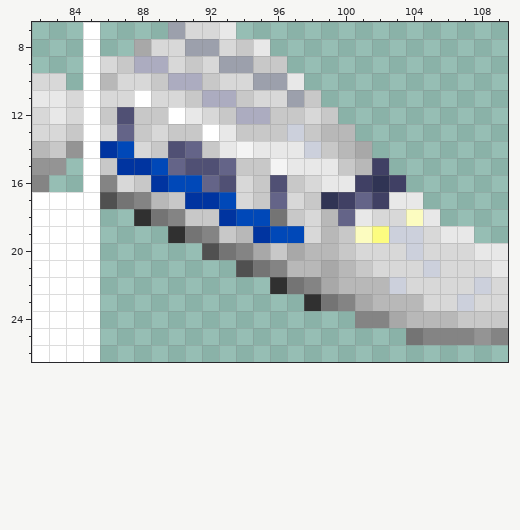
Edited in one commit: pixel-art file (src/trains/700_series/gfx/700_series.aseprite). The picture above is the old version.
309x240 pixels, 1 frame. Colours within 5 levels of each other are drawn and written as one. Shown: x 82..109, y 7..26. The old version is drawn lined up with the new one, on the new canvas. The commit also changed other parts of the picture, which this record leaves out.
New version:
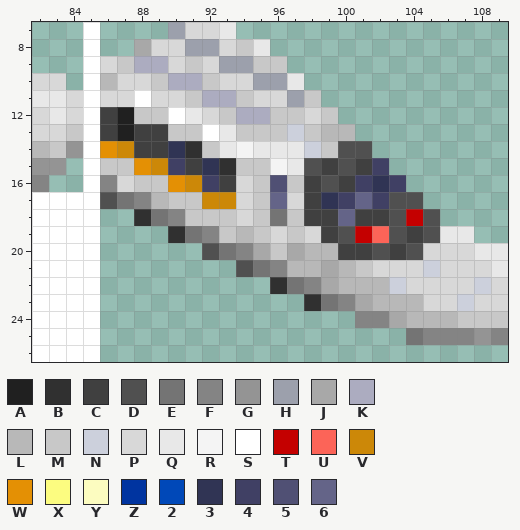
Palette (. is transparent): A #202020  B #303030  C #404040  D #505050  E #747474  F #848484  G #949494  H #9ca0ac  J #a8a8a8  K #acacc0  L #b8b8b8  M #c8c8c8  N #ccd0dc  P #d8d8d8  Q #e8e8e8  R #f4f4f4  S #ffffff  T #c40000  U #fc6458  V #cc8808  W #e49004  X #fcfc80  Y #fcfcc0  Z #0034a0  2 #0048b8  3 #303454  4 #404064  5 #505074  6 #646488
From old to new:
canvas 309x240 -> 309x251
@@ x 82..109 @@
 11 QQPSPPSPPMKKMPPHM...........
-12 PQPSM5MMSQPMKKMMPM..........
-13 PPMSP6MPMMSQMMMNMLL.........
-14 LMGSZ2PM56MQRQQQNMLJ........
-15 GG.SMZZ26556MMRQQQML4.......
-16 F..SFPMZ2265PM5MPQQ434......
-17 SSSSDEFLMZZ2PM6PM3464QQ.....
-18 SSSS..BEFMMZ22EMPL6QPPYQ....
-19 SSSS....BEFMLZ22PLMYXNNPQQ..
-20 SSSS......DEFJMJLLMPPPNPPPQQ
+12 PQPSCAMMSQPMKKMMPM..........
+13 PPMSCACCMMSQMMMNMLL.........
+14 LMGSWVCC3BMQRQQQNMDD........
+15 GG.SMMWV4C3BMMRQDCDC4.......
+16 F..SFPMMWV4CPM5MCDC434......
+17 SSSSDEFLMMVVPM6PC3464DD.....
+18 SSSS..BEFMMMPMEMCC6CCDTD....
+19 SSSS....BEFMLMPMPCDTUDCDQQ..
+20 SSSS......DEFJMJLLCCDCDPPPQQ
 21 SSSS........DEFLLJLMPPPNPPPQ
